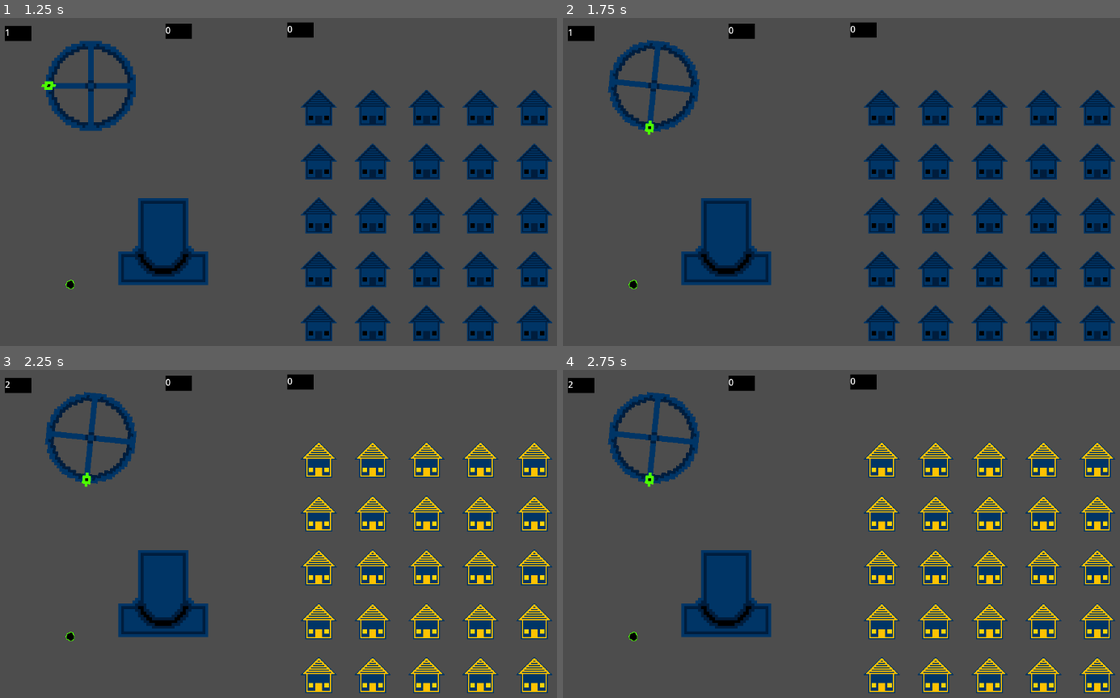
Above: before the commit, frames 1-4 (two rows, left to right).
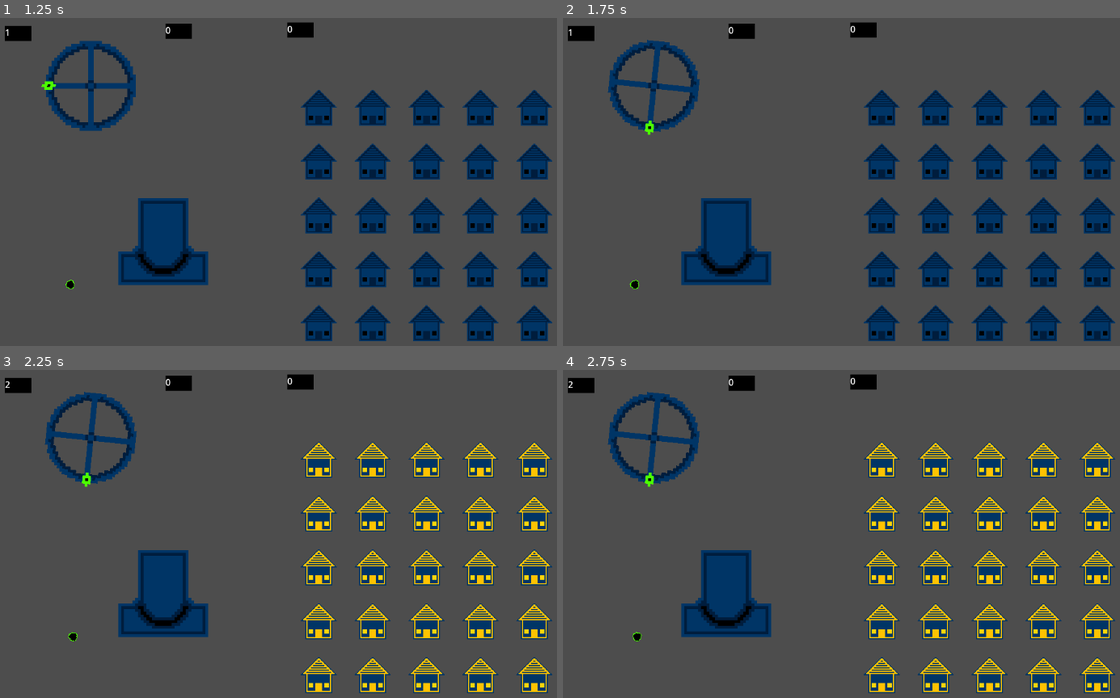
Above: after the commit, the same moments.

Repository: CWmain/BigModeGameJam2025
Game: Godot game, scene res://Levels/main_scene.tscn
Two runs of this game, one before a commit and one after it. Both use one fixed random seed, a clock stepped at 60 frames per second and the inputs below.
Inputs (mouse positions are in pixels of both pictures, inside the frame that each line leads up to):
- Up to frame 1 (1.25 s): tap Enter at 0.5 s; move the mouse to (50, 86) at 0.52 s; press the mouse at (50, 86) at 0.53 s
- Up to frame 2 (1.75 s): tap Space at 1.25 s; move the mouse to (635, 283) at 1.27 s; release the mouse at (635, 283) at 1.28 s; click (635, 283) at 1.35 s
- Up to frame 3 (2.25 s): tap Enter at 2 s; move the mouse to (384, 471) at 2.02 s; press the mouse at (384, 471) at 2.03 s; tap T (Test_Click) at 2.1 s
- Up to frame 4 (2.75 s): no input

Frame 1 is identical in both runs. In frame 2, less than 0.1% of the frame differs, in the area x 11-14%, y 79-83%; in frame 3, less than 0.1%; in frame 4, less than 0.1%, in the area x 11-15%, y 79-83%.

Commit message:
Added a cooldown for grabbing the coal to prevent weird recall behaviour. Refactored move code to be more readable

Diff:
--- a/Objects/CoalGenerator/coal.gd
+++ b/Objects/CoalGenerator/coal.gd
@@ -1,6 +1,10 @@
 extends RigidBody2D
 class_name Coal
 var trackMouse: bool = false
+
+@onready var grab_cooldown_timer = $grabCooldown
+var grab_cooldown: bool = false
+
 
 # Called when the node enters the scene tree for the first time.
 func _ready():
@@ -8,12 +12,24 @@
 
 
 # Called every frame. 'delta' is the elapsed time since the previous frame.
-func _physics_process(delta):
+func _physics_process(_delta):
 	if trackMouse and Input.is_action_pressed("Hold"):
-		apply_force(position.direction_to(get_viewport().get_mouse_position())*position.distance_to(get_viewport().get_mouse_position())*20)
+		var directionToMouse : Vector2 = position.direction_to(get_viewport().get_mouse_position())
+		var distanceToMouse : float = position.distance_to(get_viewport().get_mouse_position())
+		# Use distanceToMouse so the futher the coal is the faster it moves towards the mouse
+		# And the closer it is the slower it moves
+		linear_velocity = directionToMouse*distanceToMouse*20
+
 
 	if Input.is_action_just_released("Hold"):
 		trackMouse = false
+		grab_cooldown = true
+		grab_cooldown_timer.start()
 
 func _on_mouse_entered():
-	trackMouse = true
+	if !grab_cooldown:
+		trackMouse = true
+
+
+func _on_grab_cooldown_timeout():
+	grab_cooldown = false
--- a/Objects/CoalGenerator/coal.tscn
+++ b/Objects/CoalGenerator/coal.tscn
@@ -17,4 +17,8 @@
 [node name="Coal" type="Sprite2D" parent="."]
 texture = ExtResource("1_hm1gy")
 
+[node name="grabCooldown" type="Timer" parent="."]
+wait_time = 0.2
+
 [connection signal="mouse_entered" from="." to="." method="_on_mouse_entered"]
+[connection signal="timeout" from="grabCooldown" to="." method="_on_grab_cooldown_timeout"]
